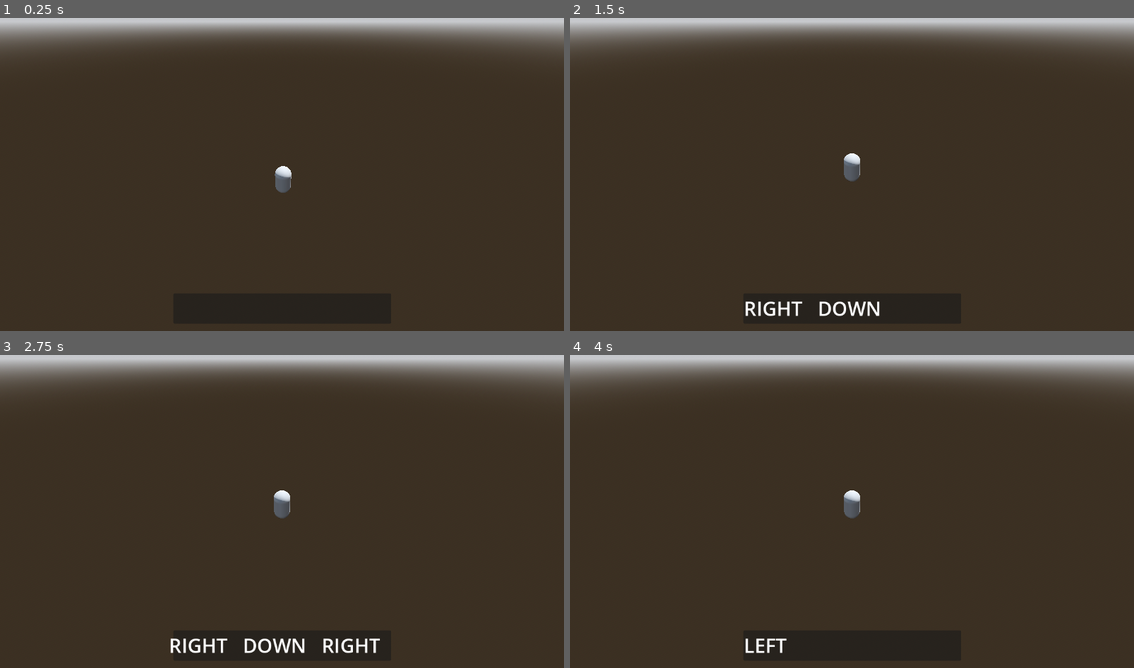
Above: before the commit, frames 1-4 (two rows, left to right).
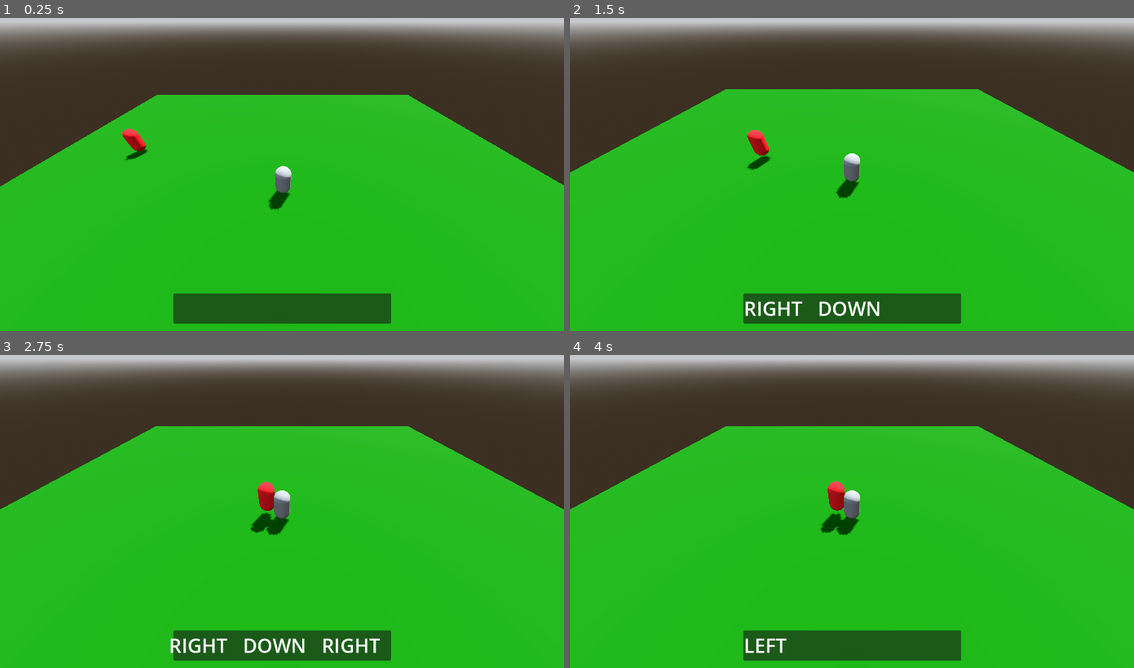
Above: after the commit, the same moments.

Repository: RadekWalaszczyk/ProjektJez
Game: Godot game, scene res://Scenes/TestScene.tscn
Same seed, same stepped clock (60 frames per second), same inputs: the game is played once before the commit and once after it. Sound files missing from this copy of the repository are replaced by a short silence.
Inputs:
- Up to frame 1 (0.25 s): no input
- Up to frame 2 (1.5 s): hold Right (SpellRight) 0.53-1.28 s; hold Down (SpellDown) from 1.28 s (still down)
- Up to frame 3 (2.75 s): release Down (SpellDown) at 2.03 s; hold Right (SpellRight) from 2.03 s (still down)
- Up to frame 4 (4 s): release Right (SpellRight) at 2.78 s; hold Up (SpellUp) 2.78-3.53 s; tap Enter at 3.5 s; hold Left (SpellLeft) from 3.53 s (still down)

The runs differ from the first frame. In frame 1, 67% of the frame differs, in the area x 0-100%, y 24-100%; in frame 2, 69%; in frame 3, 69%; in frame 4, 70%, in the area x 0-100%, y 22-100%.

Commit message:
Navmesh

Diff:
--- a/ProjektJeż/Scenes/TestScene.tscn
+++ b/ProjektJeż/Scenes/TestScene.tscn
@@ -1,6 +1,8 @@
-[gd_scene load_steps=5 format=3 uid="uid://b5ssn3iyqlewd"]
+[gd_scene load_steps=13 format=3 uid="uid://b5ssn3iyqlewd"]
 
 [ext_resource type="PackedScene" uid="uid://cjt64ue20a5f1" path="res://Prefabs/Player.tscn" id="1_6na1w"]
+[ext_resource type="Script" path="res://Scripts/GameContoller.gd" id="1_dusl0"]
+[ext_resource type="Script" path="res://Scripts/EnemyBase.gd" id="2_jn3ax"]
 
 [sub_resource type="ProceduralSkyMaterial" id="ProceduralSkyMaterial_la6ur"]
 sky_horizon_color = Color(0.64625, 0.65575, 0.67075, 1)
@@ -15,7 +17,28 @@
 tonemap_mode = 2
 glow_enabled = true
 
+[sub_resource type="NavigationMesh" id="NavigationMesh_2qvrx"]
+vertices = PackedVector3Array(-19.5, 0.5, 9.75, -19.5, 0.5, 19.5, -9.75, 0.5, 19.5, 9.75, 0.5, 19.5, 19.5, 0.5, 19.5, 19.5, 0.5, 9.75, 19.5, 0.5, -9.75, 19.5, 0.5, -19.5, 9.75, 0.5, -19.5, -9.75, 0.5, -19.5, -19.5, 0.5, -19.5, -19.5, 0.5, -9.75, -19.5, 0.5, 0, -19.5, 0.5, 9.75, -9.75, 0.5, 19.5, 0, 0.5, 19.5, 9.75, 0.5, 19.5, 19.5, 0.5, 9.75, 19.5, 0.5, 0, 19.5, 0.5, -9.75, 9.75, 0.5, -19.5, 0, 0.5, -19.5, 0, 0.5, -19.5, -9.75, 0.5, -19.5, -19.5, 0.5, -9.75, -19.5, 0.5, 0, 19.5, 0.5, 0, 0, 0.5, -19.5, -19.5, 0.5, 0, -9.75, 0.5, 19.5, 0, 0.5, 19.5, 19.5, 0.5, 9.75)
+polygons = [PackedInt32Array(2, 1, 0), PackedInt32Array(5, 4, 3), PackedInt32Array(8, 7, 6), PackedInt32Array(11, 10, 9), PackedInt32Array(14, 13, 12), PackedInt32Array(17, 16, 15), PackedInt32Array(19, 18, 20), PackedInt32Array(20, 18, 21), PackedInt32Array(23, 22, 24), PackedInt32Array(24, 22, 25), PackedInt32Array(31, 30, 26), PackedInt32Array(26, 30, 29), PackedInt32Array(26, 29, 28), PackedInt32Array(26, 28, 27)]
+
+[sub_resource type="StandardMaterial3D" id="StandardMaterial3D_nxdhb"]
+diffuse_mode = 3
+albedo_color = Color(0.054902, 0.368627, 0, 1)
+
+[sub_resource type="PlaneMesh" id="PlaneMesh_bpps4"]
+
+[sub_resource type="CapsuleShape3D" id="CapsuleShape3D_32ngw"]
+height = 3.38653
+
+[sub_resource type="StandardMaterial3D" id="StandardMaterial3D_30kea"]
+albedo_color = Color(1, 0.109804, 0.12549, 1)
+
+[sub_resource type="CapsuleMesh" id="CapsuleMesh_jhkua"]
+
 [node name="TestScene" type="Node3D"]
+
+[node name="GameContoller" type="Node3D" parent="."]
+script = ExtResource("1_dusl0")
 
 [node name="DirectionalLight3D" type="DirectionalLight3D" parent="."]
 transform = Transform3D(-0.866023, -0.433016, 0.250001, 0, 0.499998, 0.866027, -0.500003, 0.749999, -0.43301, 0, 0, 0)
@@ -25,4 +48,30 @@
 environment = SubResource("Environment_ujrar")
 
 [node name="Player" parent="." instance=ExtResource("1_6na1w")]
-transform = Transform3D(1, 0, 0, 0, 1, 0, 0, 0, 1, 0, 0, 0)
+transform = Transform3D(1, 0, 0, 0, 1, 0, 0, 0, 1, 0, 0.843381, 0)
+
+[node name="NavMesh" type="NavigationRegion3D" parent="."]
+navigation_mesh = SubResource("NavigationMesh_2qvrx")
+
+[node name="MeshInstance3D" type="MeshInstance3D" parent="NavMesh"]
+transform = Transform3D(20, 0, 0, 0, 20, 0, 0, 0, 20, 0, 0, 0)
+material_override = SubResource("StandardMaterial3D_nxdhb")
+mesh = SubResource("PlaneMesh_bpps4")
+
+[node name="EnemyBase" type="CharacterBody3D" parent="."]
+transform = Transform3D(1, 0, 0, 0, 1, 0, 0, 0, 1, -13.2996, 0, -5.03814)
+collision_layer = 2
+collision_mask = 3
+script = ExtResource("2_jn3ax")
+speed = 5.0
+
+[node name="CollisionShape3D" type="CollisionShape3D" parent="EnemyBase"]
+transform = Transform3D(1, 0, 0, 0, 1, 0, 0, 0, 1, 0, 0.557448, 0)
+shape = SubResource("CapsuleShape3D_32ngw")
+
+[node name="NavigationAgent3D" type="NavigationAgent3D" parent="EnemyBase"]
+
+[node name="MeshInstance3D" type="MeshInstance3D" parent="EnemyBase"]
+transform = Transform3D(1, 0, 0, 0, 1, 0, 0, 0, 1, 0, 1.12286, 0)
+material_override = SubResource("StandardMaterial3D_30kea")
+mesh = SubResource("CapsuleMesh_jhkua")
--- /dev/null
+++ b/ProjektJeż/Scripts/EnemyBase.gd
@@ -0,0 +1,21 @@
+extends CharacterBody3D
+
+@export var speed : float = 2
+@export var accel : float = 10
+
+@onready var nav = $NavigationAgent3D
+
+func _physics_process(delta):
+	if GameGlobal.GameController_Inst == null or GameGlobal.GameController_Inst.Player == null:
+		return
+
+	var direction : Vector3
+
+	nav.target_position = GameGlobal.GameController_Inst.Player.global_position
+
+	direction = nav.get_next_path_position() - global_position
+	direction = direction.normalized()
+
+	velocity = velocity.lerp(direction * speed, accel * delta)
+
+	move_and_slide()
--- /dev/null
+++ b/ProjektJeż/Scripts/GameContoller.gd
@@ -0,0 +1,12 @@
+extends Node3D
+class_name GameController
+
+@export var Player : Node3D
+
+func _ready():
+	GameGlobal.GameController_Inst = self
+	Player = get_node("../Player/PlayerController")
+
+
+func _process(delta):
+	pass
--- /dev/null
+++ b/ProjektJeż/Scripts/GameGlobal.gd
@@ -0,0 +1,3 @@
+extends Node
+
+@export var GameController_Inst : GameController
--- a/ProjektJeż/Scripts/PlayerController.gd
+++ b/ProjektJeż/Scripts/PlayerController.gd
@@ -5,6 +5,7 @@
 @export var Friction : float = 80
 
 var input : Vector3 = Vector3.ZERO
+
 
 func _physics_process(delta):
 	PlayerMovement(delta)
--- a/ProjektJeż/project.godot
+++ b/ProjektJeż/project.godot
@@ -14,6 +14,10 @@
 run/main_scene="res://Scenes/TestScene.tscn"
 config/features=PackedStringArray("4.1", "Forward Plus")
 config/icon="res://icon.svg"
+
+[autoload]
+
+GameGlobal="*res://Scripts/GameGlobal.gd"
 
 [input]
 
